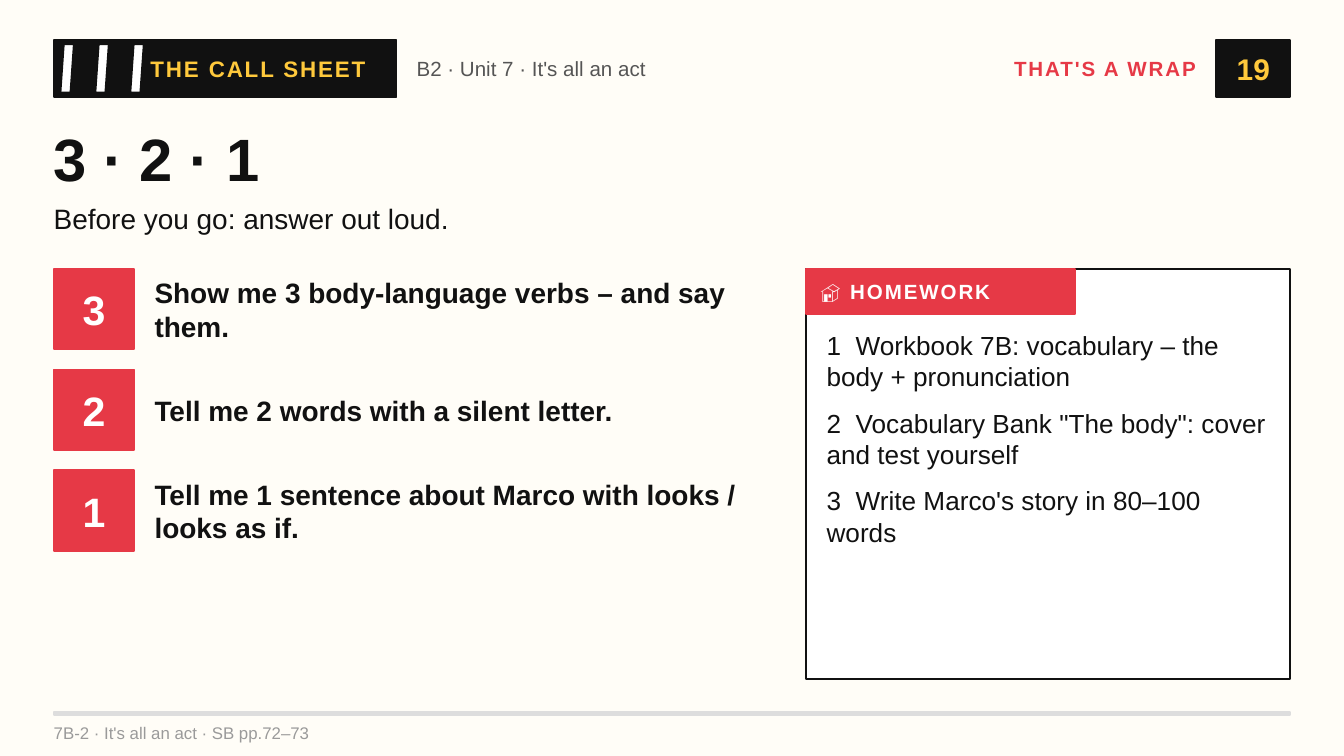
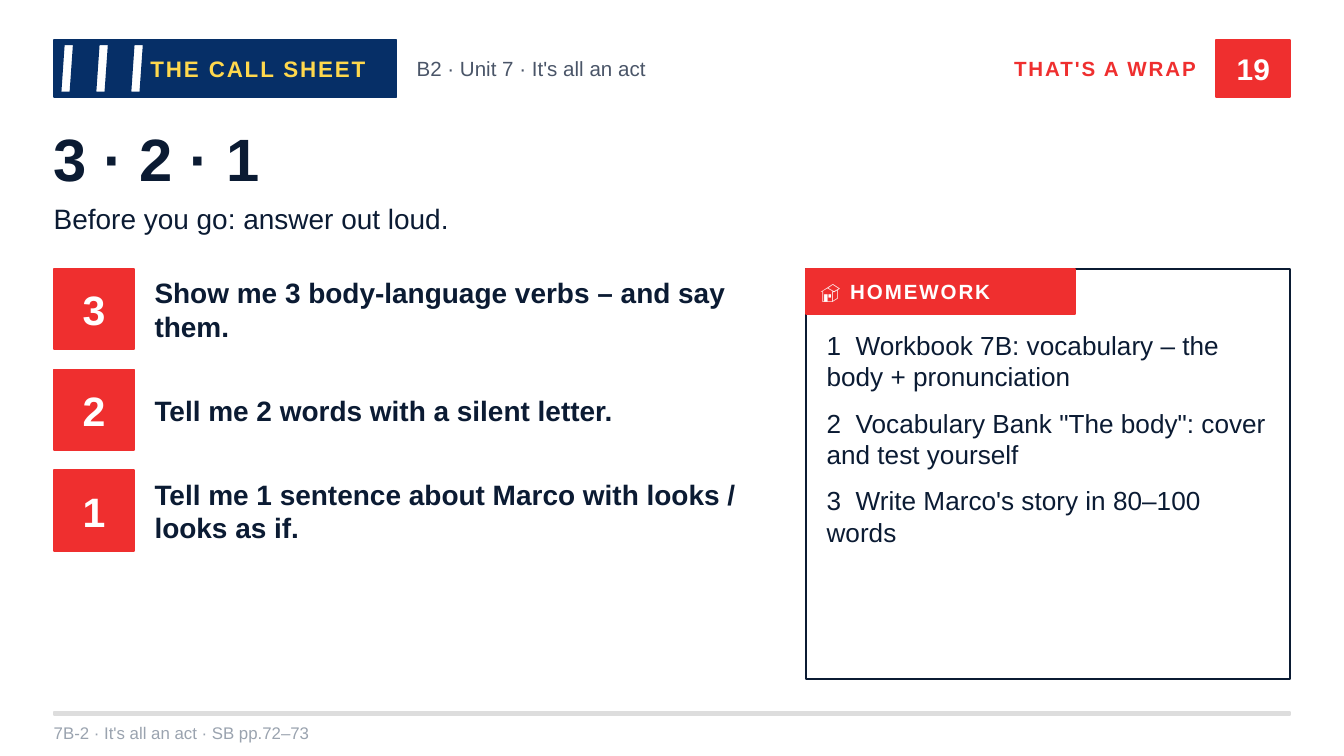
Before and after one commit to londonlanguageschool/Bagheria-, a slide deck: slide 19 of materials/B2/B2_7B-2_Its_all_an_act.pptx. Drawn at 1344x756 pixels with LibreOffice and Linux fonts; fonts in the diff are those of the drawing. Boxes give left, top, right and bottom in pixels: in the first picture for what was removed or moved away, otherwise in the second. Text is boxed around its words. In the diff, an @@ line names an element or a change of style, - is before the commit and + after.

```diff
--- a/materials/B2/B2_7B-2_Its_all_an_act.pptx
+++ b/materials/B2/B2_7B-2_Its_all_an_act.pptx
@@ background #FFFDF7 to #FFFFFF @@
@@ fill #111111 to #062F67; outline #111111 1 pt to #062F67 1 pt in 3 elements at (54,40,396,97), (78,44,91,93), (113,44,126,93) @@
@@ outline #111111 1 pt to #062F67 1 pt in 3 elements at (60,44,74,93), (95,44,109,93), (130,44,144,93) @@
@@ text "THE CALL SHEET" at (150,61,365,78): text colour #FFC93C to #FFD84D @@
@@ text "B2 · Unit 7 · ..." at (417,61,645,76): text colour #555555 to #4A5568 @@
@@ text "THAT'S A WRAP" at (1014,61,1195,76): text colour #E63946 to #EF2F2F @@
@@ text "19" at (1237,59,1270,81): text colour #FFC93C to #FFFFFF @@
@@ rectangle at (1216,40,1290,97): fill #111111 to #EF2F2F; outline #111111 1 pt to #EF2F2F 1 pt @@
@@ fill #E63946 to #EF2F2F; outline #E63946 1 pt to #EF2F2F 1 pt in 4 elements at (54,269,134,349), (54,370,134,450), (54,470,134,551), (806,269,1075,314) @@
@@ rectangle at (806,269,1290,679): outline #111111 1 pt to #0B1B33 1 pt @@
@@ text colour #111111 to #0B1B33 in 6 elements at (54,139,259,182), (54,208,449,234), (155,282,725,338), (155,400,613,422), (155,484,720,539), (827,336,1265,543) @@
@@ text "7B-2 · It's all an ..." at (54,727,309,743): text colour #9A9A9A to #9AA3AF @@
```
Also in this commit, not shown: 18 other slides changed, 41 other files.
